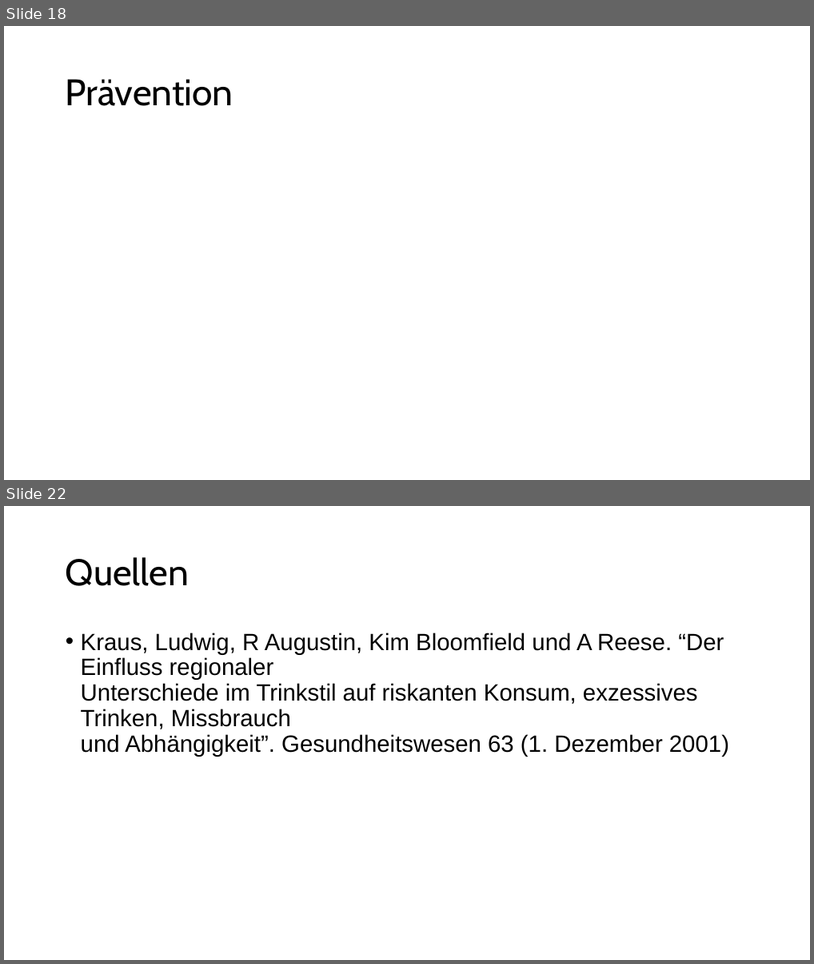
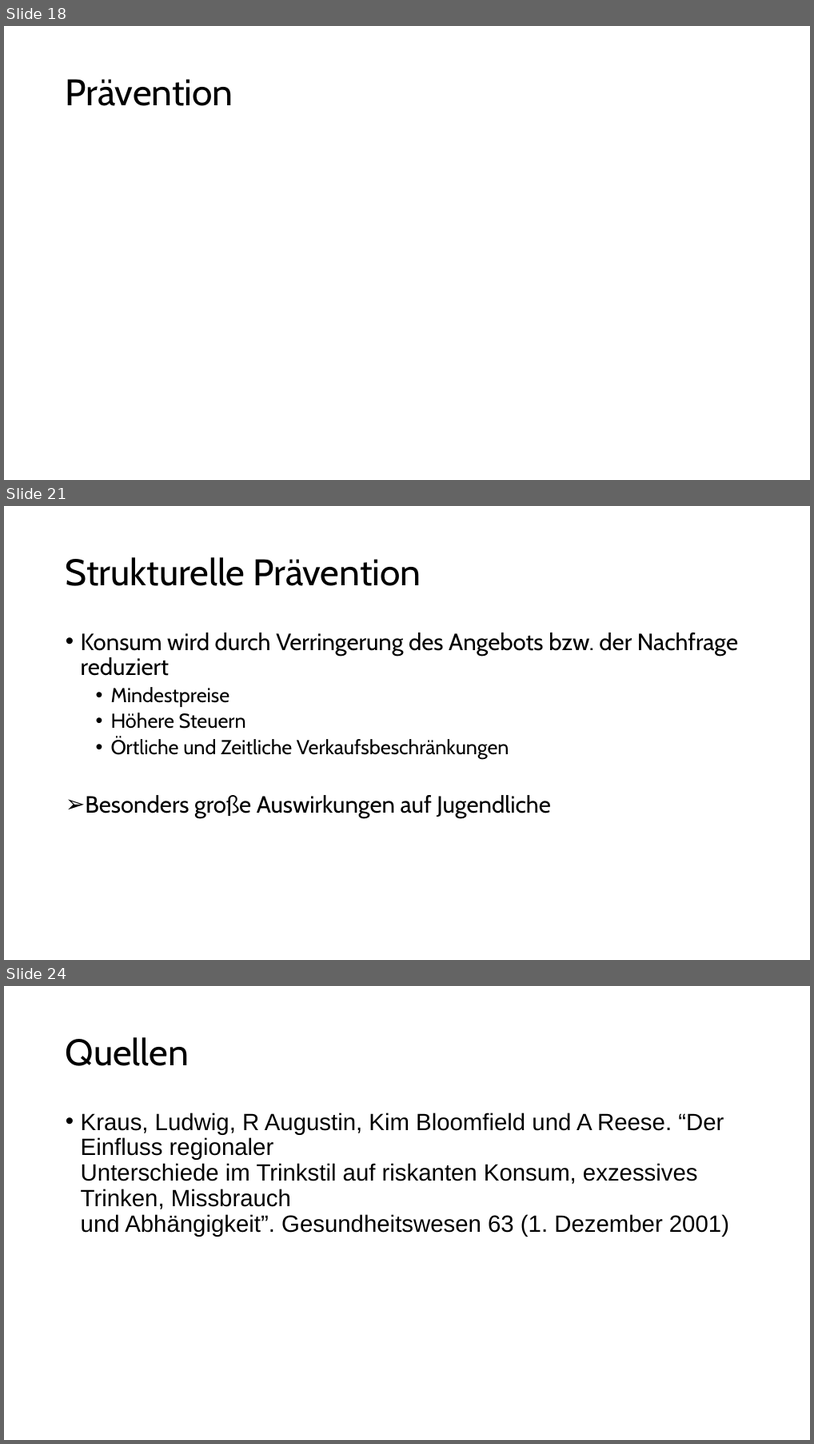
Before and after one commit to Bergschaf/Seminarkurs, a slide deck: präsi/Präsentation.odp. Shown one above the other, each under a label of ours: slides 18 and 22 before the commit, slides 18, 21 and 24 after it; the slides between them are not shown. The pictures are 814x964 and 814x1444 pixels, drawn with LibreOffice and Linux fonts; fonts in the diff are those of the drawing. Boxes give left, top, right and bottom in pixels: in the first picture for what was removed or moved away, otherwise in the second. Text is boxed around its words. In the diff, an @@ line names an element or a change of style, - is before the commit and + after.

```diff
--- a/präsi/Präsentation.odp
+++ b/präsi/Präsentation.odp
@@ slide 21 added at (x1=4, y1=506, x2=810, y2=960), background #FFFFFF @@
@@ title added at (x1=66, y1=557, x2=422, y2=586), 44 pt, text #000000 @@
+Strukturelle Prävention
@@ text added at (x1=81, y1=632, x2=738, y2=819), 28 pt, text #000000 @@
+• Konsum wird durch Verringerung des Angebots bzw. der Nachfrage reduziert
+  • Mindestpreise
+  • Höhere Steuern
+  • Örtliche und Zeitliche Verkaufsbeschränkungen
+➢ Besonders große Auswirkungen auf Jugendliche
@@ what was slide 22 is now slide 24 @@
```
Also in this commit, not shown: 1 slide changed, 5 other slides added, 4 slides removed.
